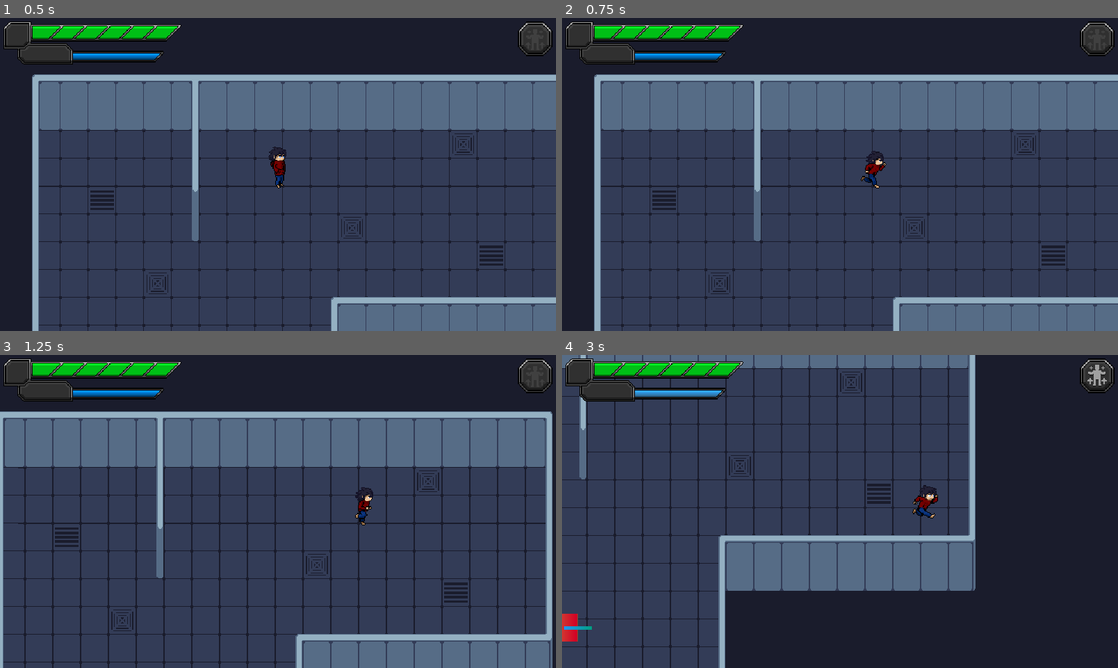
Above: before the commit, frames 1-4 (two rows, left to right).
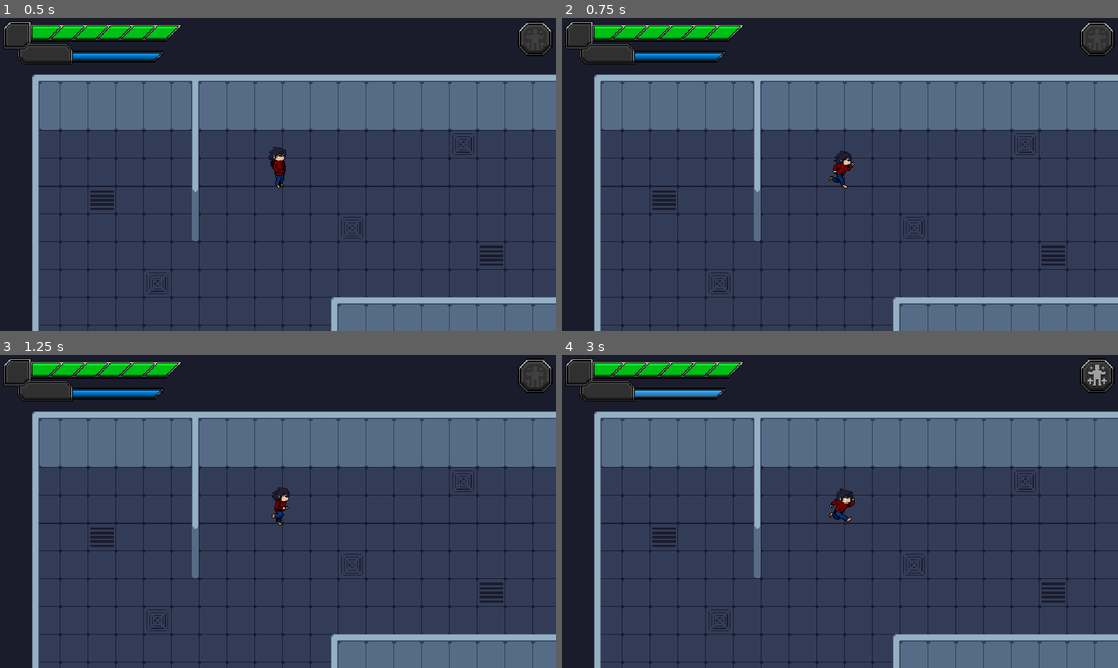
Above: after the commit, the same moments.

Repository: DarrylBD99/Game-Off-2023
Game: Godot game, scene res://Scenes/Levels/LevelTest.tscn
The game is run twice, just before and just after one commit, with the same random seed, the same clock (stepped at 60 frames per second) and the same inputs.
Inputs (mouse positions are in pixels of both pictures, inside the frame that each line leads up to):
- Up to frame 1 (0.5 s): no input
- Up to frame 2 (0.75 s): tap Enter at 0.5 s; move the mouse to (962, 158) at 0.52 s; press the mouse at (962, 158) at 0.53 s; hold D (player_right) from 0.53 s (still down)
- Up to frame 3 (1.25 s): keep holding D (player_right); tap Mouse wheel down (weapon_down) at 0.8 s
- Up to frame 4 (3 s): move the mouse to (728, 527) at 1.27 s; release D (player_right) at 1.28 s; release the mouse at (728, 527) at 1.28 s; hold S (player_down) 1.28-2.03 s; tap Mouse wheel down (weapon_down) at 1.35 s; tap Mouse wheel up (weapon_up) at 1.55, 2.1 s; move the mouse to (895, 442) at 2.02 s; press the mouse at (895, 442) at 2.03 s; hold D (player_right) 2.03-2.78 s; move the mouse to (812, 574) at 2.77 s; release the mouse at (812, 574) at 2.78 s; hold W (player_up) from 2.78 s (still down); tap Q (player_ability) at 2.85 s

Frame 1 is identical in both runs. In frame 2, 0.5% of the frame differs, in the area x 48-59%, y 42-55%; in frame 3, 16%; in frame 4, 69%, in the area x 0-100%, y 0-100%.
Error after the commit: Invalid access to property or key 'dash_bool' on a base object of type 'CharacterBody2D (Player)'. (res://Scripts/Entity/Player/States/IDLE.gd:12)

Commit message:
Added new Dash Ability

Diff:
--- /dev/null
+++ b/Scripts/Ability/Dash.gd
@@ -0,0 +1,21 @@
+extends Ability
+
+class_name Dash_ability
+
+func _init():
+	energy_cost = 10.0
+
+	UI_desel = preload("res://Sprites/GUI/HUD/Ability/dash_desel.png")
+	UI_sel = preload("res://Sprites/GUI/HUD/Ability/dash_sel.png")
+
+func use_ability() -> bool:
+	var player : Entity = GameManager.player
+
+	if super.use_ability():
+		player.dash_bool = true
+		return true
+
+	return false
+
+func select():
+	GameManager.set_ability_crosshair()
--- /dev/null
+++ b/Scripts/Entity/Player/States/DASH.gd
@@ -0,0 +1,50 @@
+extends State
+
+@export var IDLE : State
+
+@export var dash_timer : Timer
+
+@export var dash_speed_multiplier : float = 5.0
+
+var dash_vel : Vector2 = Vector2.ZERO
+var original_collision_mask : int
+var ghost_scene : PackedScene = preload("res://Scenes/Objects/ghost_sprite.tscn")
+
+func physics_process(_delta) -> State:
+	if dash_timer.is_stopped():
+		entity.velocity = Vector2.ZERO
+		entity.dash_bool = false
+		return IDLE
+
+	entity.animation_tree.set("parameters/conditions/dash_bool", entity.dash_bool)
+	entity.animation_tree.set("parameters/conditions/normal bool", not entity.dash_bool)
+
+	ghost_effect()
+	entity.velocity = dash_vel
+	entity.move_and_slide()
+	entity.update_facing_dir(dash_vel)
+
+	return null
+
+func start():
+	entity.collision_mask -= 16
+	dash_timer.start()
+	dash_vel = sign(entity.get_global_mouse_position() - entity.global_position) * entity.speed * dash_speed_multiplier
+
+func end():
+	entity.collision_mask = original_collision_mask
+	entity.animation_tree.set("parameters/conditions/dash_bool", entity.dash_bool)
+	entity.animation_tree.set("parameters/conditions/normal bool", not entity.dash_bool)
+
+func ghost_effect():
+	var ghost : Sprite2D = ghost_scene.instantiate()
+	ghost = entity.set_ghost_sprite(ghost)
+	get_tree().current_scene.add_child(ghost)
+
+func colliding_entity(area: Area2D):
+	if area is Hitbox and entity.dash_bool:
+		area.damage(entity.attack)
+
+func state_ready():
+	original_collision_mask = entity.collision_mask
+	entity.hitbox.area_entered.connect(colliding_entity)
--- a/Scripts/Entity/Player/States/IDLE.gd
+++ b/Scripts/Entity/Player/States/IDLE.gd
@@ -1,10 +1,15 @@
 extends State
 
 @export var run : State
+@export var dash : State
 
 func physics_process(_delta : float) -> State:
 	move_pos = Input.get_vector("player_left", "player_right", "player_up", "player_down")
 
 	if move_pos != Vector2.ZERO:
 		return run
+
+	if entity.dash_bool:
+		return dash
+
 	return null
--- a/Scripts/Entity/Player/States/RUN.gd
+++ b/Scripts/Entity/Player/States/RUN.gd
@@ -1,12 +1,16 @@
 extends State
 
 @export var idle : State
+@export var dash : State
 
 func physics_process(_delta : float) -> State:
 	move_pos = Input.get_vector("player_left", "player_right", "player_up", "player_down")
 
 	if move_pos == Vector2.ZERO:
 		return idle
+
+	if entity.dash_bool:
+		return dash
 
 	entity.velocity = move_pos * entity.speed
 	entity.update_facing_dir(move_pos)
Binary file added: Sprites/GUI/HUD/Ability/dash_desel.png
Not shown, added: Sprites/GUI/HUD/Ability/dash_desel.png.import
Binary file added: Sprites/GUI/HUD/Ability/dash_sel.png
Not shown, added: Sprites/GUI/HUD/Ability/dash_sel.png.import
